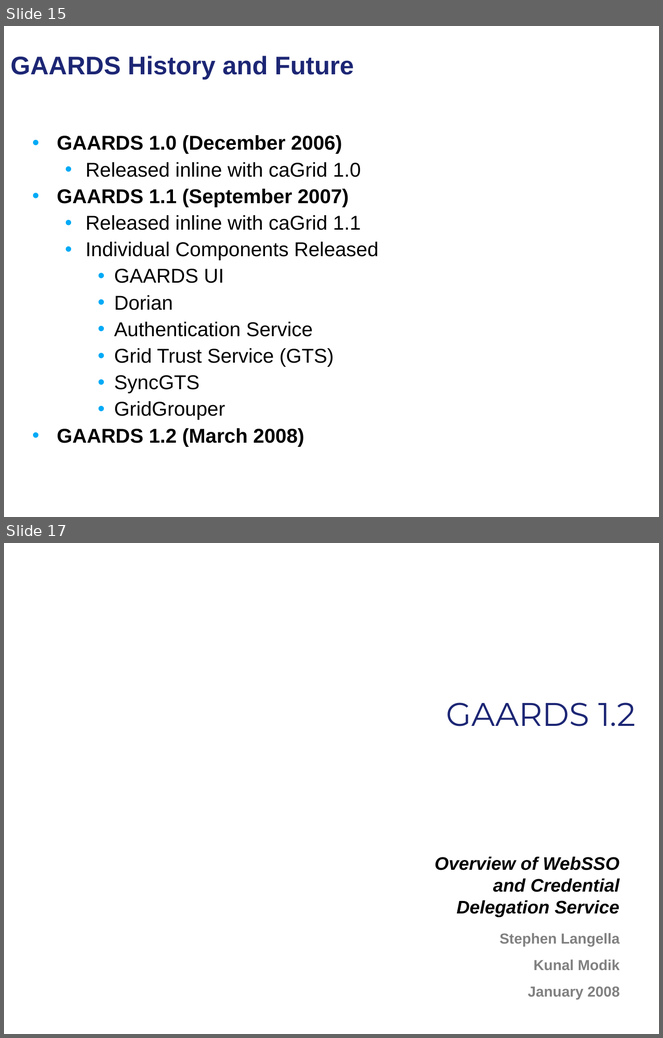
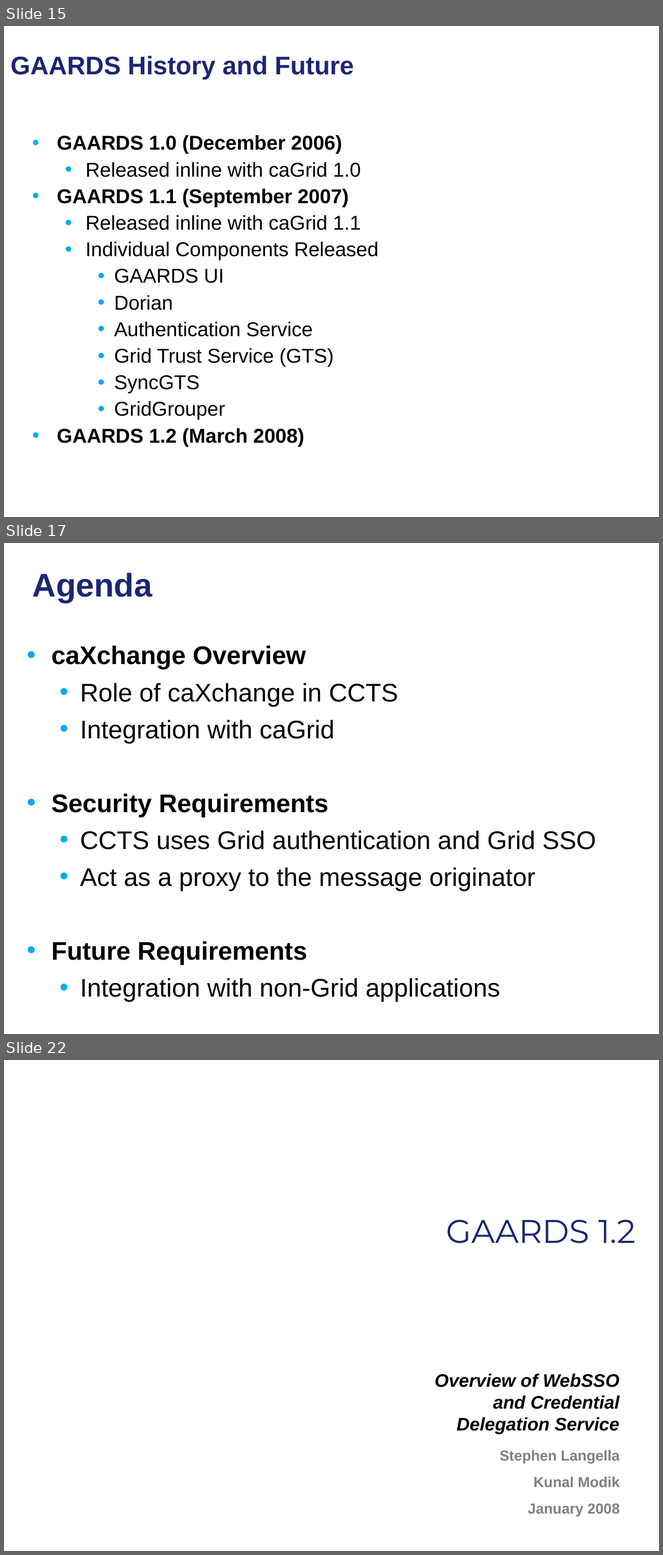
Before and after one commit to NCIP/cagrid-portal, a slide deck: cagrid-1-0/Documentation/presentations/security/gaards-arch-vcde-f2f-january-2008.ppt. Shown one above the other, each under a label of ours: slides 15 and 17 before the commit, slides 15, 17 and 22 after it; the slides between them are not shown. The pictures are 663x1038 and 663x1555 pixels, drawn with LibreOffice and Linux fonts; fonts in the diff are those of the drawing; background and template pictures are left out. Boxes give left, top, right and bottom in pixels: in the first picture for what was removed or moved away, otherwise in the second. Text is boxed around its words. In the diff, an @@ line names an element or a change of style, - is before the commit and + after.

```diff
--- a/cagrid-1-0/Documentation/presentations/security/gaards-arch-vcde-f2f-january-2008.ppt
+++ b/cagrid-1-0/Documentation/presentations/security/gaards-arch-vcde-f2f-january-2008.ppt
@@ slide 17 added at (x1=4, y1=543, x2=659, y2=1034), background picture (left out) @@
@@ title added at (x1=33, y1=573, x2=153, y2=603), 36 pt, text #1C2674, bold @@
+Agenda
@@ text added at (x1=51, y1=645, x2=596, y2=1002), 28 pt, text #000000 @@
+• caXchange Overview
+  • Role of caXchange in CCTS
+  • Integration with caGrid
+• Security Requirements
+  • CCTS uses Grid authentication and Grid SSO
+  • Act as a proxy to the message originator
+• Future Requirements
+  • Integration with non-Grid applications
@@ what was slide 17 is now slide 22 @@
```
Also in this commit, not shown: 5 other slides added, 1 slide removed.
